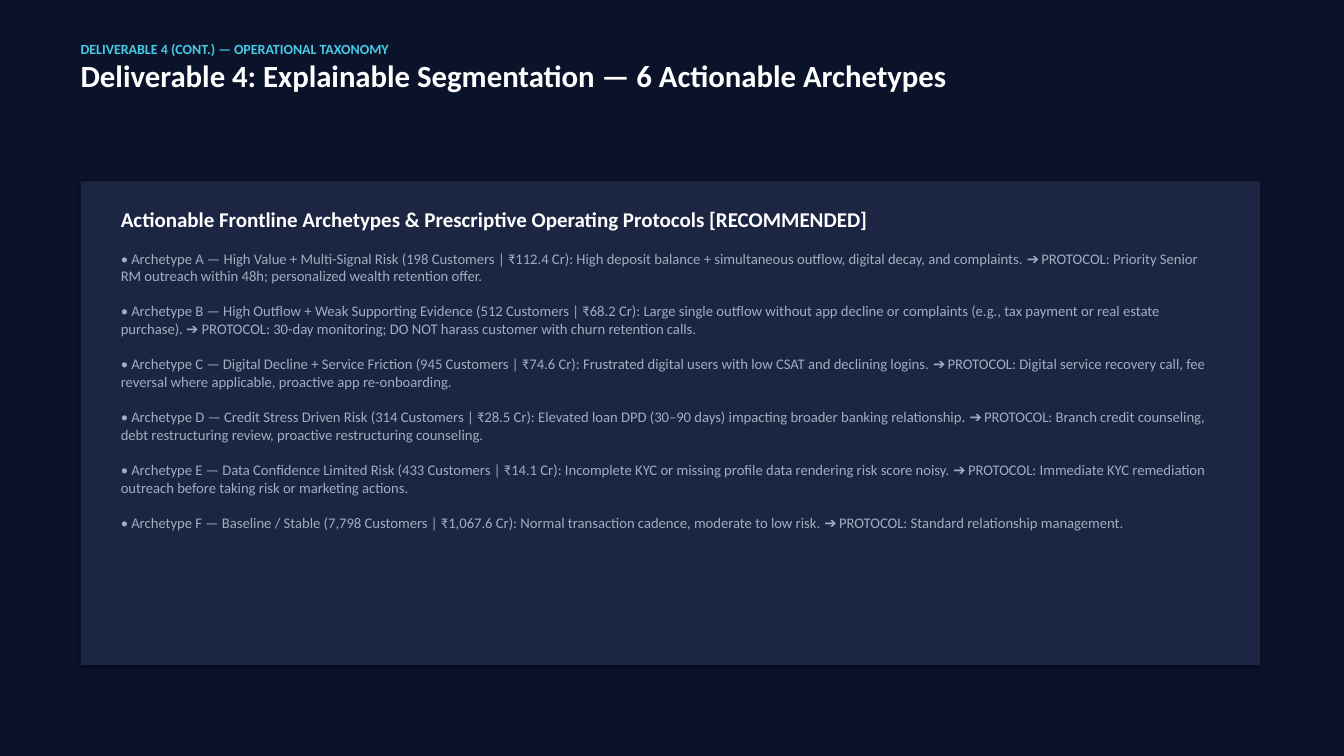
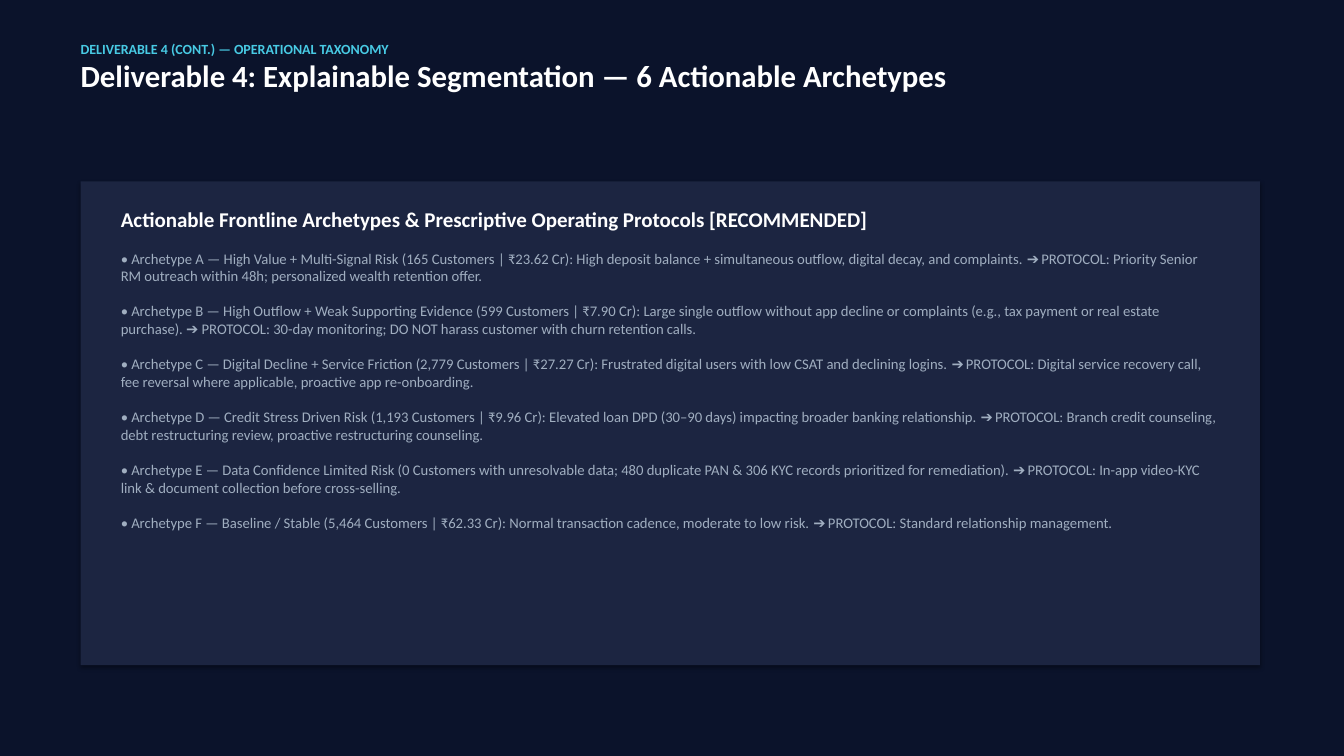
Before and after one commit to Harshul14/Wells-Fargo, a slide deck: slide 10 of output/Apex_Retail_Bank_Executive_Presentation.pptx. Drawn at 1344x756 pixels with LibreOffice and Linux fonts; fonts in the diff are those of the drawing. Boxes give left, top, right and bottom in pixels: in the first picture for what was removed or moved away, otherwise in the second. Text is boxed around its words. In the diff, an @@ line names an element or a change of style, - is before the commit and + after.

Commit message:
fix: reconcile final deliverables and presentation deck to ground-truth figures
- Synchronize PowerPoint decks (14 slides) to verified deposit liabilities (₹131.09 Cr) and churn balance at risk (₹67.33 Cr / 51.37%)
- Update segment at-risk distribution (Wealth: ₹39.73 Cr, Privileged: ₹19.67 Cr, Mass Retail: ₹7.94 Cr)
- Reconcile frontline archetypes (A-F) and top 5 branch hubs (BR004, BR001, BR023, BR014, BR012)
- Update auditor.py and checklist_builder.py to reflect exact ground truth and regenerate audit workbooks
- Synchronize narrative figures across docs (06, 07, 09, 10, FINAL_README, powerbi/README)

```diff
--- a/output/Apex_Retail_Bank_Executive_Presentation.pptx
+++ b/output/Apex_Retail_Bank_Executive_Presentation.pptx
@@ text at <box>121,253,1216,531</box>: text changed @@
-• Archetype A — High Value + Multi-Signal Risk (198 Customers | ₹112.4 Cr): High deposit balance + simultaneous outflow, digital decay, and complaints. ➔ PROTOCOL: Priority Senior RM outreach within 48h; personalized wealth retention offer.
-• Archetype B — High Outflow + Weak Supporting Evidence (512 Customers | ₹68.2 Cr): Large single outflow without app decline or complaints (e.g., tax payment or real estate purchase). ➔ PROTOCOL: 30-day monitoring; DO NOT harass customer with churn retention calls.
-• Archetype C — Digital Decline + Service Friction (945 Customers | ₹74.6 Cr): Frustrated digital users with low CSAT and declining logins. ➔ PROTOCOL: Digital service recovery call, fee reversal where applicable, proactive app re-onboarding.
-• Archetype D — Credit Stress Driven Risk (314 Customers | ₹28.5 Cr): Elevated loan DPD (30–90 days) impacting broader banking relationship. ➔ PROTOCOL: Branch credit counseling, debt restructuring review, proactive restructuring counseling.
-• Archetype E — Data Confidence Limited Risk (433 Customers | ₹14.1 Cr): Incomplete KYC or missing profile data rendering risk score noisy. ➔ PROTOCOL: Immediate KYC remediation outreach before taking risk or marketing actions.
-• Archetype F — Baseline / Stable (7,798 Customers | ₹1,067.6 Cr): Normal transaction cadence, moderate to low risk. ➔ PROTOCOL: Standard relationship management.
+• Archetype A — High Value + Multi-Signal Risk (165 Customers | ₹23.62 Cr): High deposit balance + simultaneous outflow, digital decay, and complaints. ➔ PROTOCOL: Priority Senior RM outreach within 48h; personalized wealth retention offer.
+• Archetype B — High Outflow + Weak Supporting Evidence (599 Customers | ₹7.90 Cr): Large single outflow without app decline or complaints (e.g., tax payment or real estate purchase). ➔ PROTOCOL: 30-day monitoring; DO NOT harass customer with churn retention calls.
+• Archetype C — Digital Decline + Service Friction (2,779 Customers | ₹27.27 Cr): Frustrated digital users with low CSAT and declining logins. ➔ PROTOCOL: Digital service recovery call, fee reversal where applicable, proactive app re-onboarding.
+• Archetype D — Credit Stress Driven Risk (1,193 Customers | ₹9.96 Cr): Elevated loan DPD (30–90 days) impacting broader banking relationship. ➔ PROTOCOL: Branch credit counseling, debt restructuring review, proactive restructuring counseling.
+• Archetype E — Data Confidence Limited Risk (0 Customers with unresolvable data; 480 duplicate PAN & 306 KYC records prioritized for remediation). ➔ PROTOCOL: In-app video-KYC link & document collection before cross-selling.
+• Archetype F — Baseline / Stable (5,464 Customers | ₹62.33 Cr): Normal transaction cadence, moderate to low risk. ➔ PROTOCOL: Standard relationship management.
```
Also in this commit, not shown: 5 other slides changed, 15 other files.
